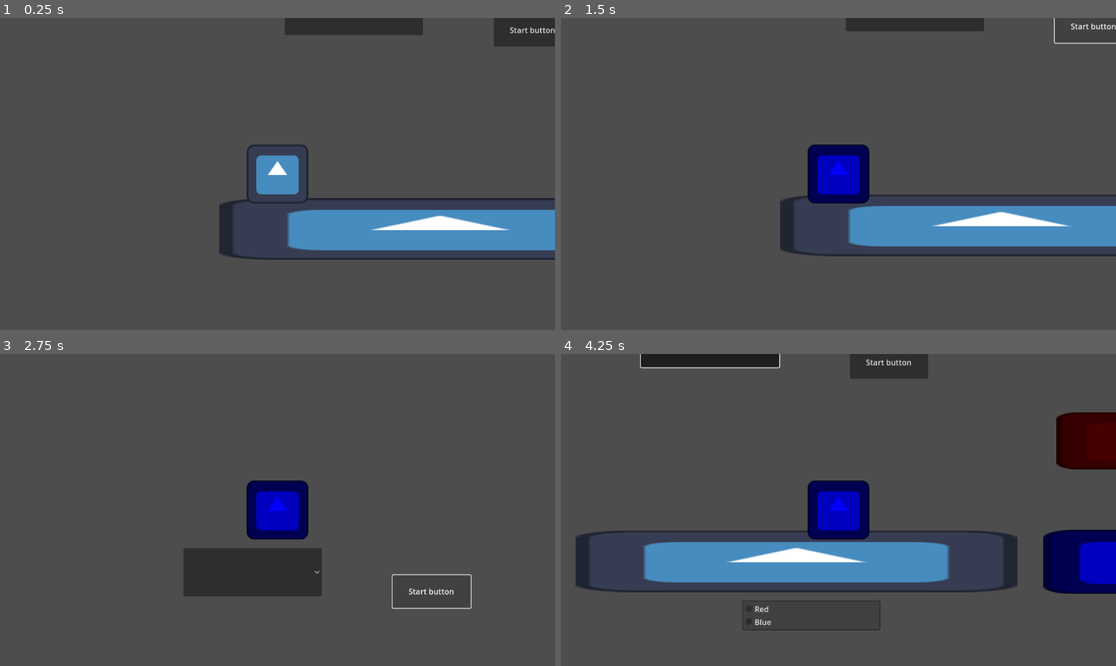
Above: before the commit, frames 1-4 (two rows, left to right).
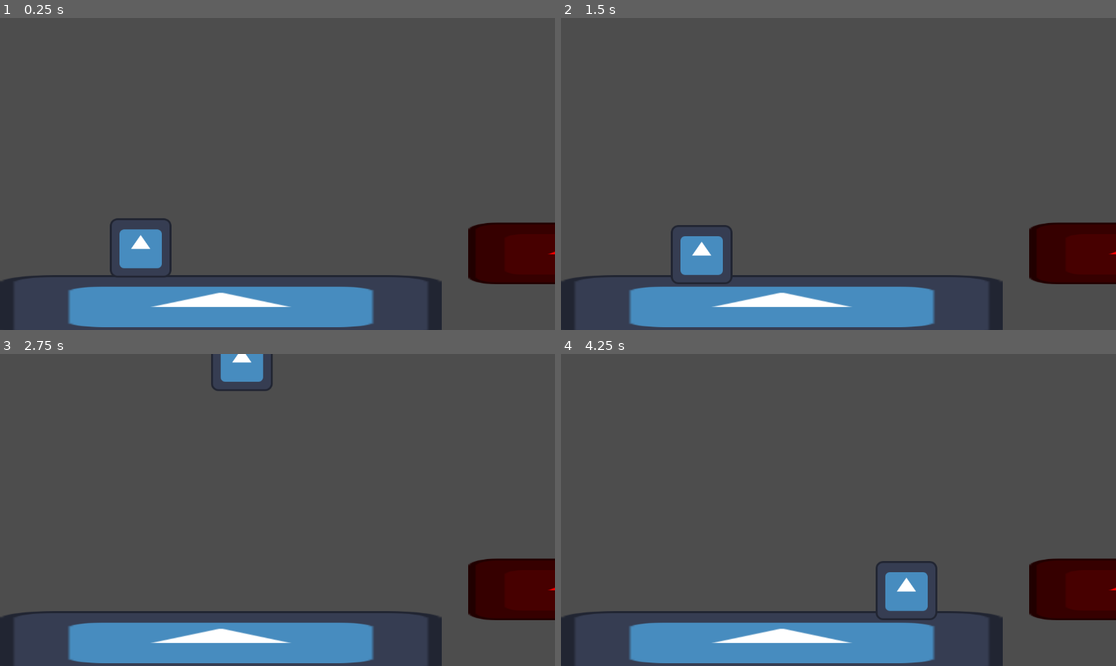
Above: after the commit, the same moments.

Repository: Abbby1007/Melanotaenia2.0storage
Game: Godot game, scene res://Scenes/Tutorial one.tscn
Two runs of this game, one before a commit and one after it. Both use one fixed random seed, a clock stepped at 60 frames per second and the inputs below. Before the commit the project starts from res://Scenes/Test Level.tscn. The engine's default icon, where the game draws it, is replaced by a stand-in: a white triangle on a blue panel in a dark square.
Inputs (mouse positions are in pixels of both pictures, inside the frame that each line leads up to):
- Up to frame 1 (0.25 s): no input
- Up to frame 2 (1.5 s): click (1093, 27) at 0.5 s, where only the run before the commit has a clickable "Start button"; click (1093, 27) at 1.25 s, where only the run before the commit has a clickable "Start button"
- Up to frame 3 (2.75 s): tap Enter (ui_accept) at 2, 2.27 s; hold Right (ui_right) from 2.03 s (still down); tap " (red, bound only after the commit) at 2.1 s
- Up to frame 4 (4.25 s): release Right (ui_right) at 2.75 s; click (810, 575) at 2.77 s; hold Right (ui_right) from 3.53 s (still down); tap " (red, bound only after the commit) at 3.6 s; tap Enter (ui_accept) at 3.77 s

The runs differ from the first frame. In frame 1, 22% of the frame differs, in the area x 0-100%, y 0-100%; in frame 2, 22%; in frame 3, 19%; in frame 4, 29%.

Commit message:
starting to Make tutorial levels

Diff:
--- a/Scenes/Blue_platform.tscn
+++ b/Scenes/Blue_platform.tscn
@@ -3,7 +3,7 @@
 [ext_resource type="Texture2D" uid="uid://b4bguny61otp5" path="res://icon.svg" id="1_4hxpg"]
 
 [sub_resource type="RectangleShape2D" id="RectangleShape2D_aa8yh"]
-size = Vector2(1003, 75)
+size = Vector2(1025, 75)
 
 [sub_resource type="RectangleShape2D" id="RectangleShape2D_tm5bx"]
 size = Vector2(1012, 86)
@@ -20,7 +20,7 @@
 [node name="StaticBody2D" type="StaticBody2D" parent="."]
 
 [node name="CollisionShape2D" type="CollisionShape2D" parent="StaticBody2D"]
-position = Vector2(435.5, 22.5)
+position = Vector2(438.5, 22.5)
 shape = SubResource("RectangleShape2D_aa8yh")
 one_way_collision = true
 
--- a/Scenes/Test Level.tscn
+++ b/Scenes/Test Level.tscn
@@ -1,6 +1,6 @@
 [gd_scene load_steps=7 format=3 uid="uid://7hou7iv56p1w"]
 
-[ext_resource type="Script" path="res://Scenes/test_level.gd" id="1_l35mf"]
+[ext_resource type="Script" path="res://test_level.gd" id="1_l35mf"]
 [ext_resource type="Texture2D" uid="uid://b4bguny61otp5" path="res://icon.svg" id="2_wamyy"]
 [ext_resource type="PackedScene" uid="uid://di4pl6rwwassr" path="res://Scenes/player.tscn" id="3_4tu7s"]
 [ext_resource type="PackedScene" uid="uid://bx8vvxu7aades" path="res://Scenes/Blue_platform.tscn" id="4_rym2n"]
@@ -29,22 +29,23 @@
 [node name="Camera2D" type="Camera2D" parent="Player"]
 limit_smoothed = true
 
-[node name="Color Choice" type="OptionButton" parent="."]
-offset_left = 136.0
-offset_top = 95.0
-offset_right = 423.0
-offset_bottom = 195.0
-item_count = 2
-popup/item_0/text = "Red"
-popup/item_1/text = "Blue"
-popup/item_1/id = 1
+[node name="Red Button" type="Button" parent="Player"]
+modulate = Color(1, 0, 0, 1)
+self_modulate = Color(1, 0, 0, 1)
+offset_left = -192.0
+offset_top = -157.331
+offset_right = -108.0
+offset_bottom = -77.3313
+text = "RED"
 
-[node name="start" type="Button" parent="."]
-offset_left = 570.0
-offset_top = 151.0
-offset_right = 732.0
-offset_bottom = 219.0
-text = "Start button"
+[node name="Blue Button" type="Button" parent="Player"]
+modulate = Color(0, 0, 1, 1)
+self_modulate = Color(0, 0, 1, 1)
+offset_left = 96.0
+offset_top = -166.709
+offset_right = 180.0
+offset_bottom = -79.7087
+text = "Blue"
 
 [node name="Blue_Platform" parent="." instance=ExtResource("4_rym2n")]
 position = Vector2(1002, 562)
@@ -54,5 +55,5 @@
 position = Vector2(997, 333)
 scale = Vector2(0.385875, 0.934505)
 
-[connection signal="item_selected" from="Color Choice" to="." method="_on_color_choice_item_selected"]
-[connection signal="pressed" from="start" to="." method="_on_start_pressed"]
+[connection signal="pressed" from="Player/Red Button" to="." method="_on_red_button_pressed"]
+[connection signal="pressed" from="Player/Blue Button" to="." method="_on_blue_button_pressed"]
--- /dev/null
+++ b/Scenes/Tutorial one.tscn
@@ -0,0 +1,34 @@
+[gd_scene load_steps=7 format=3 uid="uid://vulk82tpa5i"]
+
+[ext_resource type="Script" path="res://Scripts/tutorial_one.gd" id="1_as0d6"]
+[ext_resource type="PackedScene" uid="uid://qergnhgegntv" path="res://Scenes/basic_platform.tscn" id="1_dahs2"]
+[ext_resource type="PackedScene" uid="uid://di4pl6rwwassr" path="res://Scenes/player.tscn" id="2_pklq6"]
+[ext_resource type="PackedScene" uid="uid://wg7vtu4o7quh" path="res://Scenes/TutorialOneRedPlatform.tscn" id="4_ka3si"]
+
+[sub_resource type="WorldBoundaryShape2D" id="WorldBoundaryShape2D_utnpg"]
+
+[sub_resource type="WorldBoundaryShape2D" id="WorldBoundaryShape2D_ry5d8"]
+
+[node name="Tutorial 1" type="Node2D"]
+script = ExtResource("1_as0d6")
+
+[node name="Basic Platform" parent="." instance=ExtResource("1_dahs2")]
+
+[node name="Player" parent="." instance=ExtResource("2_pklq6")]
+position = Vector2(292, 449)
+
+[node name="CollisionShape2D" type="CollisionShape2D" parent="."]
+position = Vector2(1.99997, 338)
+rotation = 1.5708
+scale = Vector2(7, 7)
+shape = SubResource("WorldBoundaryShape2D_utnpg")
+
+[node name="TutorialOneRedPlatofrm" parent="." instance=ExtResource("4_ka3si")]
+position = Vector2(972, 475)
+scale = Vector2(0.461272, 1)
+
+[node name="CollisionShape2D2" type="CollisionShape2D" parent="."]
+position = Vector2(1517, 398)
+rotation = -1.60219
+scale = Vector2(7, 7)
+shape = SubResource("WorldBoundaryShape2D_ry5d8")
--- /dev/null
+++ b/Scenes/TutorialOneRedPlatform.tscn
@@ -0,0 +1,34 @@
+[gd_scene load_steps=4 format=3 uid="uid://wg7vtu4o7quh"]
+
+[ext_resource type="Texture2D" uid="uid://b4bguny61otp5" path="res://icon.svg" id="1_ixc1l"]
+
+[sub_resource type="RectangleShape2D" id="RectangleShape2D_blj01"]
+size = Vector2(1023, 86)
+
+[sub_resource type="RectangleShape2D" id="RectangleShape2D_ouvuc"]
+size = Vector2(1018.5, 124)
+
+[node name="TutorialOneRedPlatofrm" type="Node2D" groups=["Tutorial_One_Red_Platform"]]
+position = Vector2(40, 571)
+
+[node name="Sprite2D" type="Sprite2D" parent="."]
+modulate = Color(1, 0, 0, 1)
+self_modulate = Color(1, 0, 0, 1)
+position = Vector2(523, 14)
+scale = Vector2(8.17188, 1)
+texture = ExtResource("1_ixc1l")
+
+[node name="StaticBody2D" type="StaticBody2D" parent="."]
+visible = false
+position = Vector2(525.5, 14.5)
+
+[node name="CollisionShape2D" type="CollisionShape2D" parent="StaticBody2D"]
+position = Vector2(3, -5.5)
+shape = SubResource("RectangleShape2D_blj01")
+one_way_collision = true
+
+[node name="Area2D" type="Area2D" parent="."]
+
+[node name="AreaCollisionShape2D" type="CollisionShape2D" parent="Area2D"]
+position = Vector2(518.75, 9)
+shape = SubResource("RectangleShape2D_ouvuc")
--- /dev/null
+++ b/Scenes/basic_platform.tscn
@@ -0,0 +1,19 @@
+[gd_scene load_steps=3 format=3 uid="uid://qergnhgegntv"]
+
+[ext_resource type="Texture2D" uid="uid://b4bguny61otp5" path="res://icon.svg" id="1_y0dnx"]
+
+[sub_resource type="RectangleShape2D" id="RectangleShape2D_fdbq0"]
+size = Vector2(912, 119)
+
+[node name="Basic Platform" type="Node2D"]
+
+[node name="Basic Platform" type="StaticBody2D" parent="."]
+
+[node name="Sprite2D" type="Sprite2D" parent="Basic Platform"]
+position = Vector2(458.5, 598)
+scale = Vector2(7.16406, 1)
+texture = ExtResource("1_y0dnx")
+
+[node name="CollisionShape2D" type="CollisionShape2D" parent="Basic Platform"]
+position = Vector2(471.5, 604)
+shape = SubResource("RectangleShape2D_fdbq0")
--- a/Scenes/test_level.gd
+++ /dev/null
@@ -1,38 +0,0 @@
-extends Node2D
-
-@onready var player = $Player
-
-# Called when the node enters the scene tree for the first time.
-func _ready():
-	pass # Replace with function body.
-
-
-# Called every frame. 'delta' is the elapsed time since the previous frame.
-func _process(delta):
-	pass
-
-
-var is_red = false
-var is_blue = true
-
-func _on_color_choice_item_selected(index):
-	match index:
-		0: is_red = true #red
-		0: is_blue = false
-		1: is_red = false #blue
-		1: is_blue = true
-		#0:print("The player should not be red")
-		#0:player.modulate = Color("red") # redd
-		#1:print("The player shoudl be blue") #blue
-		#1:player.modulate = Color("blue")
-
-#start button
-func _on_start_pressed():
-	if(is_red):
-		print("player should be red")
-		player.modulate = Color("red")
-	elif(is_blue):
-		print("player should be blue")
-		player.modulate = Color("blue")
-
-	pass # Replace with function body.
--- a/Scripts/player.gd
+++ b/Scripts/player.gd
@@ -5,6 +5,7 @@
 const JUMP_VELOCITY = -1000.0
 
 @onready var sprite_2d = $Sprite2D.modulate
+@onready var player = $"."
 
 
 var is_red = false
@@ -31,7 +32,7 @@
 
 	move_and_slide()
 
-# This checks to see what the player is collided to
+# This checks to see what the player is collided toz
 
 #What happens if the player is on the red platform
 func _on_area_2d_area_entered(area):
@@ -44,8 +45,9 @@
 		if(modulate == Color(1, 0, 0, 1) and (is_red)):
 			print("Player is Red and the platform is Red")
 			print(" ")
-		if(modulate == Color(1, 0, 0, 1) and (is_red == false)):
-			print("Wrong color")
+		if(modulate != Color(1, 0, 0, 1)):
+			print(" The player is not red")
+			get_tree().reload_current_scene()
 
 #-------------------------------------------------------------------------------
 
@@ -58,6 +60,12 @@
 		if(modulate == Color(0, 0, 1, 1) and (is_blue)):
 			print("Player is Blue and the platform is blu")
 			print(" ")
-		if(modulate == Color(0, 0, 1, 1) and (is_blue == false)):
-			print("Wrong color")
+
+		if(modulate != Color(0, 0, 1, 1)):
+			print("The player is not blue")
+			get_tree().reload_current_scene()
+
 	#W-------------------------------------------------
+
+	if area.get_parent().is_in_group("Tutorial_One_Red_Platform"):
+		print("TELEPORT")
--- /dev/null
+++ b/Scripts/tutorial_one.gd
@@ -0,0 +1,11 @@
+extends Node2D
+
+
+# Called when the node enters the scene tree for the first time.
+func _ready():
+	pass # Replace with function body.
+
+
+# Called every frame. 'delta' is the elapsed time since the previous frame.
+func _process(delta):
+	pass
--- a/project.godot
+++ b/project.godot
@@ -11,7 +11,7 @@
 [application]
 
 config/name="Hack club Jucie game"
-run/main_scene="res://Scenes/Test Level.tscn"
+run/main_scene="res://Scenes/Tutorial one.tscn"
 config/features=PackedStringArray("4.3", "Forward Plus")
 config/icon="res://icon.svg"
 
@@ -20,3 +20,12 @@
 Player=""
 blue_platform=""
 red_platform=""
+Tutorial_One_Red_Platform=""
+
+[input]
+
+red={
+"deadzone": 0.5,
+"events": [Object(InputEventKey,"resource_local_to_scene":false,"resource_name":"","device":0,"window_id":0,"alt_pressed":false,"shift_pressed":false,"ctrl_pressed":false,"meta_pressed":false,"pressed":false,"keycode":0,"physical_keycode":34,"key_label":0,"unicode":0,"location":0,"echo":false,"script":null)
+]
+}
--- /dev/null
+++ b/test_level.gd
@@ -0,0 +1,21 @@
+extends Node2D
+
+@onready var player = $Player
+
+
+
+
+var is_red = false
+var is_blue = true
+
+#Red Button ____________________________________
+func _on_red_button_pressed():
+	print("REDDDDDDDDDDDDDDDDDDDDDDDDDDDDDDD")
+	player.modulate = Color("red")
+# Red BUtton ___________________________________
+
+#Blue button______________________________________
+func _on_blue_button_pressed():
+	print("BLUEEEEEEEEEEEEEEEEEEEEEEEEEEEEEE")
+	player.modulate = Color("blue")
+#Blue butotn_______________________________________
